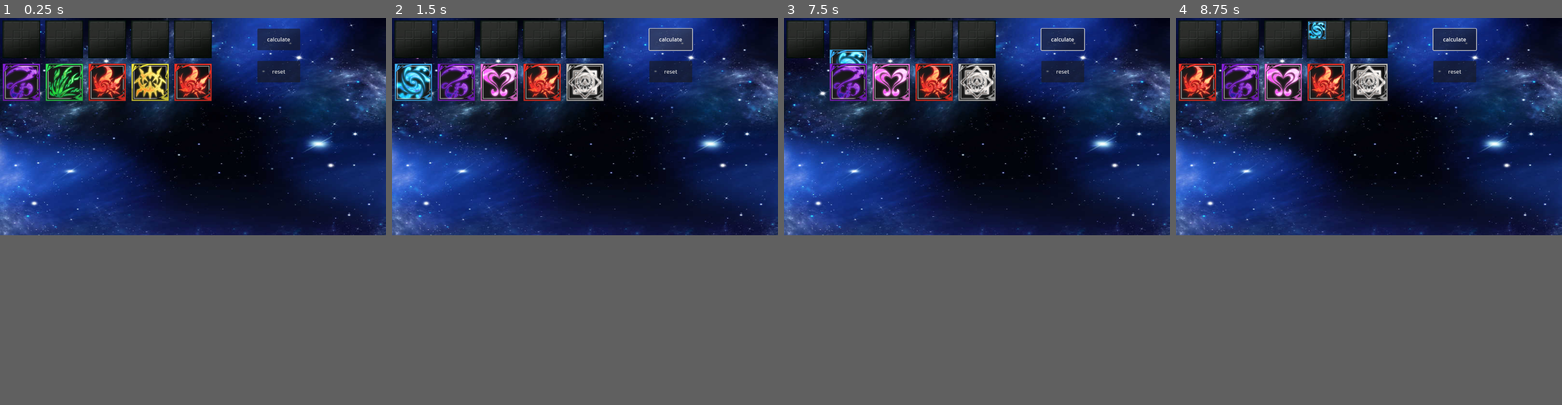
Above: before the commit, frames 1-4 (left to right).
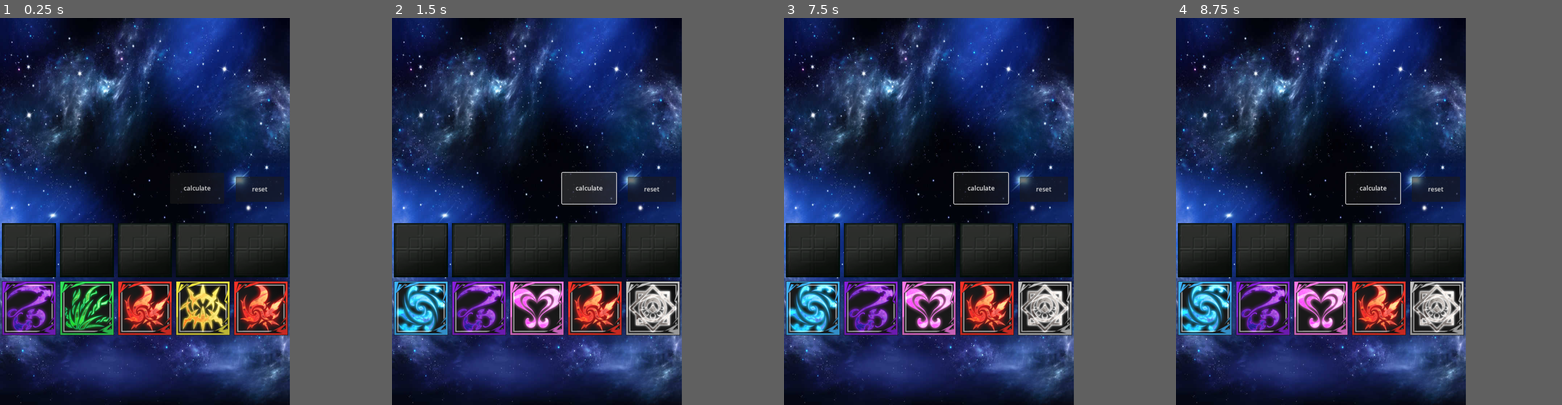
Above: after the commit, the same moments.

Repository: Anson5951/godot-game-1
Game: Godot game, scene res://action_area.tscn
Two runs of this game, one before a commit and one after it. Both use one fixed random seed, a clock stepped at 60 frames per second and the inputs below.
Inputs (mouse positions are in pixels of both pictures, inside the frame that each line leads up to):
- Up to frame 1 (0.25 s): no input
- Up to frame 2 (1.5 s): click "reset" at 0.5 s; click "calculate" at 1.25 s
- Up to frame 3 (7.5 s): click "calculate" at 2 s; click "calculate" at 2.75 s; tap Enter at 3.5, 5, 6.5 s; drag from (807, 41) to (934, 41) at 3.52 s; tap Space at 4.25, 5.75, 7.25 s; drag from (849, 41) to (977, 41) at 4.27 s; move the mouse to (892, 41) at 5.02 s; click (892, 41) at 5.17 s; drag from (934, 41) to (807, 83) at 5.77 s; drag from (977, 41) to (807, 83) at 6.52 s; drag from (807, 83) to (934, 41) at 7.27 s
- Up to frame 4 (8.75 s): move the mouse to (1241, 83) at 8.02 s; click (1241, 83) at 8.17 s
In our replay, the window is 799x449 before the commit and 600x800 after it. These sizes can differ from the game's own. Grey fills any space a smaller window leaves; there, only what the larger window draws over its background counts as a difference.

The runs differ from the first frame. In frame 1, 57% of the frame differs, in the area x 0-100%, y 0-100%; in frame 2, 59%; in frame 3, 57%; in frame 4, 58%.

Commit message:
1. settle down the view size 2. settle down the position of the pads 3. 挑好 角(老)色(婆)圖和怪(奶)物(子)圖

Diff:
--- a/action_area.gd
+++ b/action_area.gd
@@ -2,11 +2,11 @@
 
 # 元素的起始位置
 var initial_positions = [
-	Vector2(64, 192),
-	Vector2(64 + 128, 192),
-	Vector2(64 + 128 * 2, 192),
-	Vector2(64 + 128 * 3, 192),
-	Vector2(64 + 128 * 4, 192),
+	Vector2(75, 750),
+	Vector2(75 + 150, 750),
+	Vector2(75 + 150 * 2, 750),
+	Vector2(75 + 150 * 3, 750),
+	Vector2(75 + 150 * 4, 750),
 ]
 # 7元素的檔案，用於生成元素
 var elements_names = [
--- a/action_area.tscn
+++ b/action_area.tscn
@@ -8,91 +8,164 @@
 [ext_resource type="Script" path="res://reset.gd" id="6_8vu1g"]
 
 [sub_resource type="RectangleShape2D" id="RectangleShape2D_vfdd8"]
-size = Vector2(116, 112)
+size = Vector2(140, 140)
 
 [node name="action_area" type="Node2D"]
 script = ExtResource("1_va63b")
 
 [node name="TextureRect" type="TextureRect" parent="."]
-offset_right = 1152.0
-offset_bottom = 896.0
+offset_right = 1500.0
+offset_bottom = 20000.0
+scale = Vector2(0.5, 0.05)
 texture = ExtResource("2_y8h5q")
 
+[node name="reset" type="Button" parent="."]
+offset_left = 610.0
+offset_top = 410.0
+offset_right = 735.0
+offset_bottom = 475.0
+text = "reset"
+script = ExtResource("6_8vu1g")
+
+[node name="calculate" type="Button" parent="."]
+offset_left = 440.0
+offset_top = 400.0
+offset_right = 580.0
+offset_bottom = 480.0
+text = "calculate"
+script = ExtResource("6_3vi1i")
+
 [node name="pad1" type="Area2D" parent="."]
-position = Vector2(64, 64)
+position = Vector2(75, 600)
 script = ExtResource("3_tb2nh")
 metadata/_edit_group_ = true
 
 [node name="Sprite2D" type="Sprite2D" parent="pad1"]
+position = Vector2(-1.00136e-05, -6.67572e-06)
+scale = Vector2(1.23894, 1.23894)
 texture = ExtResource("4_r0qxu")
 
 [node name="CollisionShape2D" type="CollisionShape2D" parent="pad1"]
-position = Vector2(1, 0)
+position = Vector2(-7.62939e-06, 0)
 shape = SubResource("RectangleShape2D_vfdd8")
 
 [node name="pad2" type="Area2D" parent="."]
-position = Vector2(192, 64)
+position = Vector2(225, 600)
 script = ExtResource("3_tb2nh")
 metadata/_edit_group_ = true
 
 [node name="Sprite2D" type="Sprite2D" parent="pad2"]
+position = Vector2(3.8147e-06, -2.19345e-05)
+scale = Vector2(1.23894, 1.23894)
 texture = ExtResource("4_r0qxu")
 
 [node name="CollisionShape2D" type="CollisionShape2D" parent="pad2"]
-position = Vector2(1, 0)
+position = Vector2(0.5, 0)
 shape = SubResource("RectangleShape2D_vfdd8")
 
 [node name="pad3" type="Area2D" parent="."]
-position = Vector2(320, 64)
+position = Vector2(375, 600)
 script = ExtResource("3_tb2nh")
 metadata/_edit_group_ = true
 
 [node name="Sprite2D" type="Sprite2D" parent="pad3"]
+position = Vector2(7.62939e-06, -1.52588e-05)
+scale = Vector2(1.23894, 1.23894)
 texture = ExtResource("4_r0qxu")
 
 [node name="CollisionShape2D" type="CollisionShape2D" parent="pad3"]
-position = Vector2(1, 0)
 shape = SubResource("RectangleShape2D_vfdd8")
 
 [node name="pad4" type="Area2D" parent="."]
-position = Vector2(448, 64)
+position = Vector2(525, 600)
 script = ExtResource("3_tb2nh")
 metadata/_edit_group_ = true
 
 [node name="Sprite2D" type="Sprite2D" parent="pad4"]
+position = Vector2(-1.52588e-05, 7.62939e-06)
+scale = Vector2(1.23894, 1.23894)
 texture = ExtResource("4_r0qxu")
 
 [node name="CollisionShape2D" type="CollisionShape2D" parent="pad4"]
-position = Vector2(1, 0)
 shape = SubResource("RectangleShape2D_vfdd8")
 
 [node name="pad5" type="Area2D" parent="."]
-position = Vector2(576, 64)
+position = Vector2(675, 600)
 script = ExtResource("3_tb2nh")
 metadata/_edit_group_ = true
 
 [node name="Sprite2D" type="Sprite2D" parent="pad5"]
+position = Vector2(1.52588e-05, -1.52588e-05)
+scale = Vector2(1.23894, 1.23894)
 texture = ExtResource("4_r0qxu")
 
 [node name="CollisionShape2D" type="CollisionShape2D" parent="pad5"]
-position = Vector2(1, 0)
 shape = SubResource("RectangleShape2D_vfdd8")
 
-[node name="reset" type="Button" parent="."]
-offset_left = 768.0
-offset_top = 128.0
-offset_right = 896.0
-offset_bottom = 192.0
-text = "reset"
-script = ExtResource("6_8vu1g")
+[node name="ready_area_1" type="Area2D" parent="."]
+position = Vector2(75, 750)
+metadata/_edit_group_ = true
 
-[node name="calculate" type="Button" parent="."]
-offset_left = 768.0
-offset_top = 32.0
-offset_right = 896.0
-offset_bottom = 96.0
-text = "calculate"
-script = ExtResource("6_3vi1i")
+[node name="Sprite2D" type="Sprite2D" parent="ready_area_1"]
+position = Vector2(-1.00136e-05, -6.67572e-06)
+scale = Vector2(1.23894, 1.23894)
+texture = ExtResource("4_r0qxu")
+
+[node name="CollisionShape2D" type="CollisionShape2D" parent="ready_area_1"]
+position = Vector2(-7.62939e-06, 0)
+shape = SubResource("RectangleShape2D_vfdd8")
+
+[node name="ready_area_2" type="Area2D" parent="."]
+position = Vector2(225, 750)
+metadata/_edit_group_ = true
+
+[node name="Sprite2D" type="Sprite2D" parent="ready_area_2"]
+position = Vector2(-1.00136e-05, -6.67572e-06)
+scale = Vector2(1.23894, 1.23894)
+texture = ExtResource("4_r0qxu")
+
+[node name="CollisionShape2D" type="CollisionShape2D" parent="ready_area_2"]
+position = Vector2(-7.62939e-06, 0)
+shape = SubResource("RectangleShape2D_vfdd8")
+
+[node name="ready_area_3" type="Area2D" parent="."]
+position = Vector2(375, 750)
+metadata/_edit_group_ = true
+
+[node name="Sprite2D" type="Sprite2D" parent="ready_area_3"]
+position = Vector2(-1.00136e-05, -6.67572e-06)
+scale = Vector2(1.23894, 1.23894)
+texture = ExtResource("4_r0qxu")
+
+[node name="CollisionShape2D" type="CollisionShape2D" parent="ready_area_3"]
+position = Vector2(-7.62939e-06, 0)
+shape = SubResource("RectangleShape2D_vfdd8")
+
+[node name="ready_area_4" type="Area2D" parent="."]
+position = Vector2(525, 750)
+metadata/_edit_group_ = true
+
+[node name="Sprite2D" type="Sprite2D" parent="ready_area_4"]
+position = Vector2(-1.00136e-05, -6.67572e-06)
+scale = Vector2(1.23894, 1.23894)
+texture = ExtResource("4_r0qxu")
+
+[node name="CollisionShape2D" type="CollisionShape2D" parent="ready_area_4"]
+position = Vector2(-7.62939e-06, 0)
+shape = SubResource("RectangleShape2D_vfdd8")
+
+[node name="ready_area_5" type="Area2D" parent="."]
+position = Vector2(675, 750)
+metadata/_edit_group_ = true
+
+[node name="Sprite2D" type="Sprite2D" parent="ready_area_5"]
+position = Vector2(-1.00136e-05, -6.67572e-06)
+scale = Vector2(1.23894, 1.23894)
+texture = ExtResource("4_r0qxu")
+
+[node name="CollisionShape2D" type="CollisionShape2D" parent="ready_area_5"]
+position = Vector2(-7.62939e-06, 0)
+shape = SubResource("RectangleShape2D_vfdd8")
 
 [connection signal="element_placed" from="pad1" to="." method="_on_pad_element_placed"]
 [connection signal="element_placed" from="pad2" to="." method="_on_pad_element_placed"]
--- /dev/null
+++ b/battle_scene.tscn
@@ -0,0 +1,14 @@
+[gd_scene load_steps=2 format=3 uid="uid://ek302ajpusb8"]
+
+[ext_resource type="Texture2D" uid="uid://p5nkr3tily03" path="res://image/vEubtow9Ag_small.jpg" id="1_v5vs5"]
+
+[node name="battle_scene" type="Node2D"]
+
+[node name="TextureRect" type="TextureRect" parent="."]
+offset_right = 900.0
+offset_bottom = 1200.0
+texture = ExtResource("1_v5vs5")
+
+[node name="AspectRatioContainer" type="AspectRatioContainer" parent="."]
+offset_right = 380.0
+offset_bottom = 880.0
--- a/calculate.gd
+++ b/calculate.gd
@@ -1,38 +1,38 @@
 extends Button
 
 
-var number_of_elements = {
-	 "dark" : 0,
-	 "fire" : 0,
-	 "heart" : 0,
-	 "light" : 0,
-	 "none" : 0,
-	 "water" : 0,
-	 "wind" : 0,
-}
-var normal_skill_1 = {
-	 "dark" : 0,
-	 "fire" : 0,
-	 "heart" : 0,
-	 "light" : 0,
-	 "none" : 0,
-	 "water" : 0,
-	 "wind" : 0,
-}
-var normal_skill_2 = {
-	"dark" : 0,
-	"fire" : 0,
-	"heart" : 0,
-	"light" : 0,
-	"none" : 0,
-	"water" : 0,
-	"wind" : 0,
-}
 
 func _ready():
 	self.pressed.connect(func(): calculate())
 
 func calculate():
+	var number_of_elements = {
+		 "dark" : 0,
+		 "fire" : 0,
+		 "heart" : 0,
+		 "light" : 0,
+		 "none" : 0,
+		 "water" : 0,
+		 "wind" : 0,
+	}
+	var normal_skill_1 = {
+		 "dark" : 0,
+		 "fire" : 0,
+		 "heart" : 0,
+		 "light" : 0,
+		 "none" : 0,
+		 "water" : 0,
+		 "wind" : 0,
+	}
+	var normal_skill_2 = {
+		"dark" : 0,
+		"fire" : 0,
+		"heart" : 0,
+		"light" : 0,
+		"none" : 0,
+		"water" : 0,
+		"wind" : 0,
+	}
 	var pads = [
 		"/root/action_area/pad1",
 		"/root/action_area/pad2",
@@ -58,8 +58,8 @@
 			'water: ', (number_of_elements.water), ', ',
 			'wind: ', (number_of_elements.wind), ', '
 			)
-		calculate_normal_skill_2_rule()
-		calculate_normal_skill_1_rule()
+		calculate_normal_skill_2_rule(number_of_elements, normal_skill_2)
+		calculate_normal_skill_1_rule(number_of_elements, normal_skill_1)
 
 	print('normal_skill_1: ')
 	print('dark: ', normal_skill_1['dark'])
@@ -79,7 +79,7 @@
 	print('wind: ', normal_skill_2['wind'])
 
 # rules from character might be {dark: 2} or {dark: 1, light: 1}
-func calculate_normal_skill_1_rule():
+func calculate_normal_skill_1_rule(number_of_elements, normal_skill_1):
 	# 假設全部屬性都能觸發normal skill 1
 	if number_of_elements.dark >= 2:
 		normal_skill_1.dark += 1
@@ -114,7 +114,7 @@
 		number_of_elements.wind -=2
 	pass
 
-func calculate_normal_skill_2_rule():
+func calculate_normal_skill_2_rule(number_of_elements, normal_skill_2):
 	# 假設全部屬性都能觸發normal skill 2
 	if number_of_elements.dark >= 4:
 		normal_skill_2.dark += 1
--- a/dark.tscn
+++ b/dark.tscn
@@ -4,19 +4,18 @@
 [ext_resource type="Texture2D" uid="uid://du3ca18hm80nl" path="res://image/panel_dark.png" id="2_f5yk1"]
 
 [sub_resource type="RectangleShape2D" id="RectangleShape2D_unair"]
-size = Vector2(123, 125)
+size = Vector2(155.556, 155.556)
 
 [node name="dark" type="Area2D"]
-position = Vector2(1.52588e-05, 3.05176e-05)
 scale = Vector2(0.9, 0.9)
 script = ExtResource("1_5ukuu")
 metadata/_edit_group_ = true
 
 [node name="Sprite2D" type="Sprite2D" parent="."]
+position = Vector2(-3.8147e-06, -3.8147e-06)
+scale = Vector2(1.24444, 1.24444)
 texture = ExtResource("2_f5yk1")
 
 [node name="CollisionShape2D" type="CollisionShape2D" parent="."]
-position = Vector2(-0.5, 0.5)
+position = Vector2(-3.17891e-06, -3.17891e-06)
 shape = SubResource("RectangleShape2D_unair")
-
-[node name="Area2D" type="Area2D" parent="."]
--- a/fire.tscn
+++ b/fire.tscn
@@ -4,7 +4,7 @@
 [ext_resource type="Texture2D" uid="uid://2pv26cgcaqev" path="res://image/panel_fire.png" id="2_e1hxy"]
 
 [sub_resource type="RectangleShape2D" id="RectangleShape2D_unair"]
-size = Vector2(123, 125)
+size = Vector2(155.556, 155.556)
 
 [node name="fire" type="Area2D"]
 scale = Vector2(0.9, 0.9)
@@ -12,8 +12,10 @@
 metadata/_edit_group_ = true
 
 [node name="Sprite2D" type="Sprite2D" parent="."]
+position = Vector2(1.66893e-06, 1.66893e-06)
+scale = Vector2(1.244, 1.244)
 texture = ExtResource("2_e1hxy")
 
 [node name="CollisionShape2D" type="CollisionShape2D" parent="."]
-position = Vector2(-0.5, 0.5)
+position = Vector2(-3.17891e-06, -2.11928e-06)
 shape = SubResource("RectangleShape2D_unair")
--- a/heart.tscn
+++ b/heart.tscn
@@ -4,7 +4,7 @@
 [ext_resource type="Texture2D" uid="uid://bkl3ngawh51b" path="res://image/panel_heart.png" id="2_8lj2s"]
 
 [sub_resource type="RectangleShape2D" id="RectangleShape2D_unair"]
-size = Vector2(123, 125)
+size = Vector2(155.556, 155.556)
 
 [node name="heart" type="Area2D"]
 scale = Vector2(0.9, 0.9)
@@ -12,8 +12,10 @@
 metadata/_edit_group_ = true
 
 [node name="Sprite2D" type="Sprite2D" parent="."]
+position = Vector2(1.66893e-06, 1.66893e-06)
+scale = Vector2(1.244, 1.244)
 texture = ExtResource("2_8lj2s")
 
 [node name="CollisionShape2D" type="CollisionShape2D" parent="."]
-position = Vector2(-0.5, 0.5)
+position = Vector2(-3.17891e-06, -2.11928e-06)
 shape = SubResource("RectangleShape2D_unair")
--- a/light.tscn
+++ b/light.tscn
@@ -4,7 +4,7 @@
 [ext_resource type="Texture2D" uid="uid://n0y22jlglwv8" path="res://image/panel_light.png" id="2_t8ke5"]
 
 [sub_resource type="RectangleShape2D" id="RectangleShape2D_unair"]
-size = Vector2(123, 125)
+size = Vector2(155.556, 155.556)
 
 [node name="light" type="Area2D"]
 scale = Vector2(0.9, 0.9)
@@ -12,8 +12,10 @@
 metadata/_edit_group_ = true
 
 [node name="Sprite2D" type="Sprite2D" parent="."]
+position = Vector2(3.33786e-06, 3.33786e-06)
+scale = Vector2(1.244, 1.244)
 texture = ExtResource("2_t8ke5")
 
 [node name="CollisionShape2D" type="CollisionShape2D" parent="."]
-position = Vector2(-0.5, 0.5)
+position = Vector2(-3.17891e-06, -3.17891e-06)
 shape = SubResource("RectangleShape2D_unair")
--- a/none.tscn
+++ b/none.tscn
@@ -4,7 +4,7 @@
 [ext_resource type="Texture2D" uid="uid://l16c2xf7i48" path="res://image/panel_none.png" id="2_onk6d"]
 
 [sub_resource type="RectangleShape2D" id="RectangleShape2D_unair"]
-size = Vector2(123, 125)
+size = Vector2(155.556, 155.556)
 
 [node name="none" type="Area2D"]
 scale = Vector2(0.9, 0.9)
@@ -12,8 +12,10 @@
 metadata/_edit_group_ = true
 
 [node name="Sprite2D" type="Sprite2D" parent="."]
+position = Vector2(5.00679e-06, 8.10623e-06)
+scale = Vector2(1.244, 1.244)
 texture = ExtResource("2_onk6d")
 
 [node name="CollisionShape2D" type="CollisionShape2D" parent="."]
-position = Vector2(-0.5, 0.5)
+position = Vector2(-3.17891e-06, -2.11928e-06)
 shape = SubResource("RectangleShape2D_unair")
--- a/pad.gd
+++ b/pad.gd
@@ -1,7 +1,7 @@
 extends Area2D
 
 # pad中一小格的長寬
-var grip_step = 27
+var grip_step = 35
 # 元素被拉進來時能坐落的位置
 # 依序是左上、右上、左下、右下、正中間
 var positions = [
@@ -32,7 +32,7 @@
 
 func check_placing_element(element, index):
 	if  element.is_drop and ! element.is_placed and overlaps_area(element) and is_mouse_entered:
-		element.scale = Vector2(0.43,0.43)
+		element.scale = Vector2(0.44,0.44)
 		element.position = self.position+positions[placing_index]
 		element.z_index = placing_index
 		element.input_pickable = false
--- a/project.godot
+++ b/project.godot
@@ -10,11 +10,21 @@
 
 [application]
 
-config/name="demo"
+config/name="godot-game-1"
 run/main_scene="res://action_area.tscn"
 config/features=PackedStringArray("4.1", "Forward Plus")
 config/icon="res://icon.svg"
 
+[display]
+
+window/size/viewport_width=750
+window/size/viewport_height=1000
+window/stretch/mode="canvas_items"
+
 [dotnet]
 
 project/assembly_name="demo"
+
+[rendering]
+
+renderer/rendering_method="mobile"
--- a/water.tscn
+++ b/water.tscn
@@ -4,7 +4,7 @@
 [ext_resource type="Texture2D" uid="uid://dhst80a76f5g1" path="res://image/panel_water.png" id="2_ln56r"]
 
 [sub_resource type="RectangleShape2D" id="RectangleShape2D_unair"]
-size = Vector2(123, 125)
+size = Vector2(155.556, 155.556)
 
 [node name="water" type="Area2D"]
 scale = Vector2(0.9, 0.9)
@@ -12,8 +12,10 @@
 metadata/_edit_group_ = true
 
 [node name="Sprite2D" type="Sprite2D" parent="."]
+position = Vector2(3.33786e-06, 3.33786e-06)
+scale = Vector2(1.244, 1.244)
 texture = ExtResource("2_ln56r")
 
 [node name="CollisionShape2D" type="CollisionShape2D" parent="."]
-position = Vector2(-0.5, 0.5)
+position = Vector2(-3.17891e-06, -3.17891e-06)
 shape = SubResource("RectangleShape2D_unair")
--- a/wind.tscn
+++ b/wind.tscn
@@ -4,7 +4,7 @@
 [ext_resource type="Texture2D" uid="uid://dnc77n8cdpft3" path="res://image/panel_wind.png" id="2_85a1c"]
 
 [sub_resource type="RectangleShape2D" id="RectangleShape2D_unair"]
-size = Vector2(123, 125)
+size = Vector2(155.556, 155.556)
 
 [node name="wind" type="Area2D"]
 scale = Vector2(0.9, 0.9)
@@ -12,8 +12,10 @@
 metadata/_edit_group_ = true
 
 [node name="Sprite2D" type="Sprite2D" parent="."]
+position = Vector2(3.33786e-06, 3.33786e-06)
+scale = Vector2(1.244, 1.244)
 texture = ExtResource("2_85a1c")
 
 [node name="CollisionShape2D" type="CollisionShape2D" parent="."]
-position = Vector2(-0.5, 0.5)
+position = Vector2(-3.17891e-06, -3.17891e-06)
 shape = SubResource("RectangleShape2D_unair")
Binary file added: boss.png
Not shown, added: boss.png.import
Binary file added: character_1.png
Not shown, added: character_1.png.import
Binary file added: character_2.png
Not shown, added: character_2.png.import
Binary file added: character_3.png
Not shown, added: character_3.png.import
Binary file added: character_4.png
Not shown, added: character_4.png.import
Binary file added: character_5.png
Not shown, added: character_5.png.import
